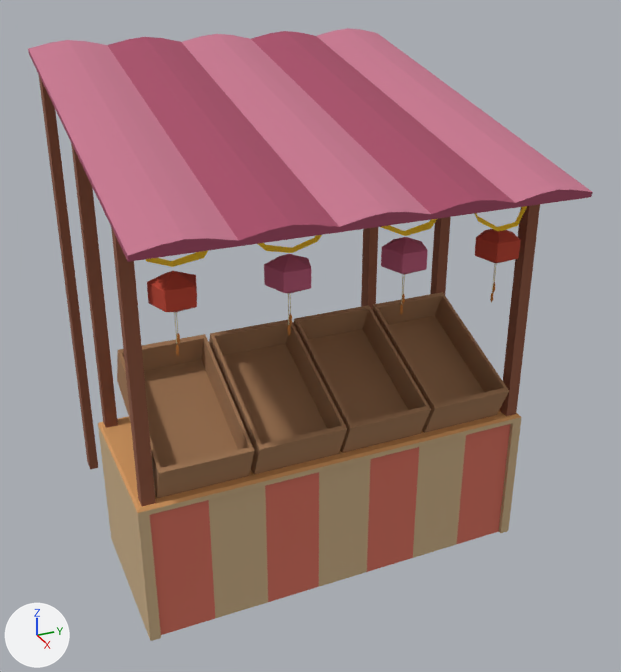
The glTF model packs/MiniTown/Store_02/Store_02.glb: old version first, new version second.
Before and after are seen from a camera (50 mm lens) standing at (4.21, -0.79, 4.02) and looking at (-0.81, 1.47, 1.51). Every picture has the same lights, and +X, +Y and +Z are marked at lower left. Objects named as collision shapes, trigger or cutter boxes, shadow casters or lower levels of detail are left out. Where no turn or scale is listed for an object, it has been applied to the vertices. Vertices at the same position are counted once.

Objects in the first picture: 'Store_02'.
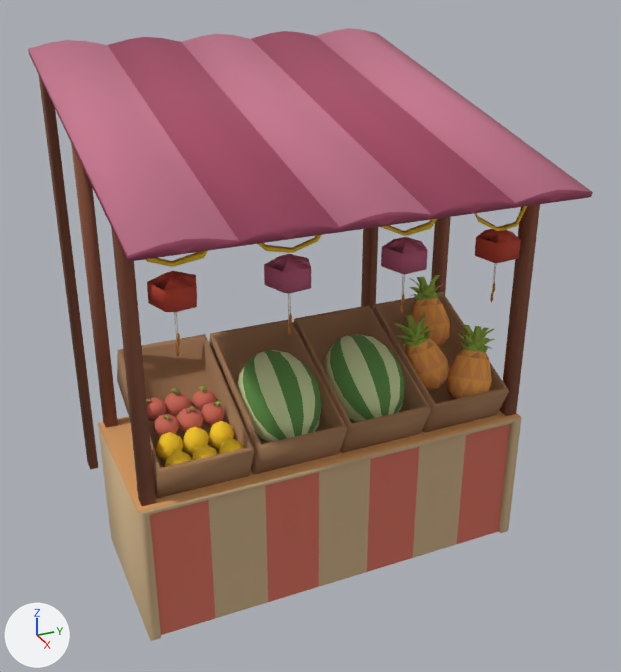
Pixel boxes (x1, y1, x2, y2) of what changed, in the pictures (621 x 672 px):
part 1 of me_untitled_257, added (green): after (146, 275, 494, 467)

Patch to the scene script:
```diff
--- a/packs/MiniTown/Store_02/Store_02.glb.py
+++ b/packs/MiniTown/Store_02/Store_02.glb.py
@@ me_untitled_257 @@
 # used by ob_store_02; location = (0.0, 0.0, 0.0)
-me_untitled_257.from_pydata(...)  # 846 vertices, 1524 faces; spans x -2.31..0.41, y 0.0..2.74, z 0.0..3.4
+me_untitled_257.from_pydata(...)  # 2300 vertices, 4304 faces; spans x -2.31..0.41, y 0.0..2.74, z 0.0..3.4
+# me_untitled_257 part 1: 1454 vertices added at x -0.96..0.0, y 0.2..2.62, z 1.01..1.84
+# me_untitled_257 part 2: the surface is now shaded smooth
 me_untitled_257.materials.append(mat_minitown_mat)
```
